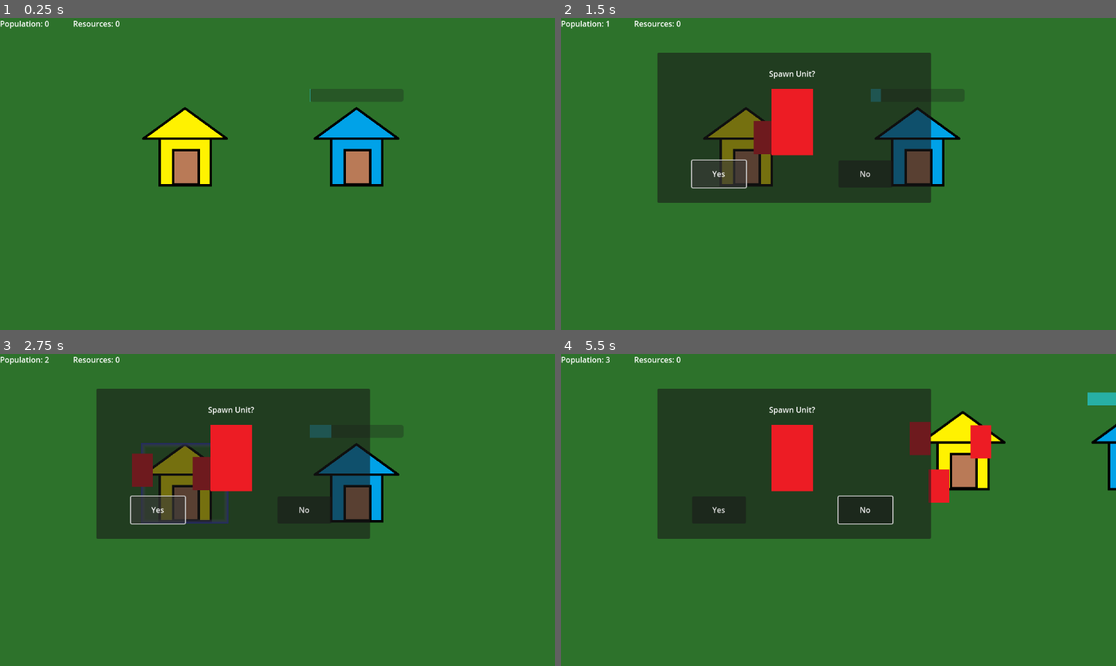
Above: before the commit, frames 1-4 (two rows, left to right).
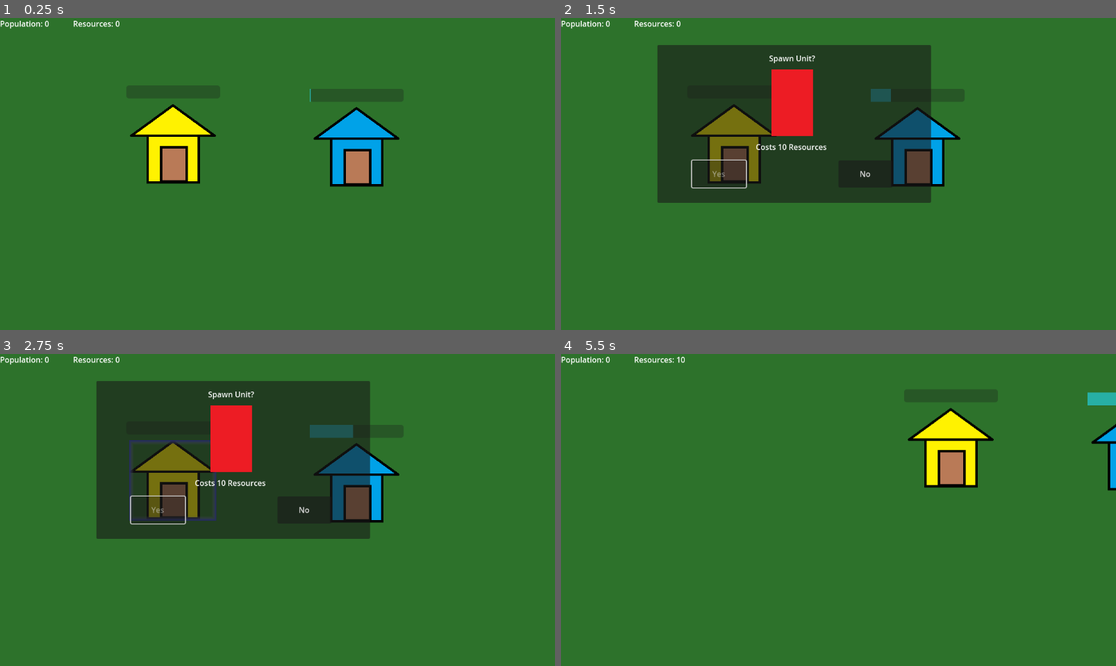
Above: after the commit, the same moments.

Repository: slowingwand28/Godot-Projects
Game: Godot game, scene res://World/world.tscn
The game is run twice, just before and just after one commit, with the same random seed, the same clock (stepped at 60 frames per second) and the same inputs. The project has no main scene, so this scene is started directly.
Inputs (mouse positions are in pixels of both pictures, inside the frame that each line leads up to):
- Up to frame 1 (0.25 s): no input
- Up to frame 2 (1.5 s): tap Enter at 0.5 s; move the mouse to (744, 161) at 0.52 s; press the mouse at (744, 161) at 0.53 s; release the mouse at (744, 161) at 1.25 s; click (716, 174) at 1.25 s, where only the run before the commit has a clickable "Yes"
- Up to frame 3 (2.75 s): click (155, 510) at 2 s, where only the run before the commit has a clickable "Yes"
- Up to frame 4 (5.5 s): click (716, 510) at 2.75 s, where only the run before the commit has a clickable "Yes"; click "No" at 3.5 s; move the mouse to (766, 472) at 4.27 s; tap S (Camera Down) at 4.35 s; click (766, 472) at 4.55 s; move the mouse to (705, 438) at 5.02 s; hold A (Camera Left) from 5.03 s (still down); click (705, 438) at 5.3 s

The runs differ from the first frame. In frame 1, 2.8% of the frame differs, in the area x 22-57%, y 21-55%; in frame 2, 4.4%; in frame 3, 5.3%; in frame 4, 26%, in the area x 8-81%, y 0-60%.
Error before the commit: Invalid access to property or key 'selected' on a base object of type 'StaticBody2D (resource_building.gd)'. (res://Game/Menus/spawn_menu.gd:21)

Commit message:
Spawning units now requires resources. working on timer for unit creation

Diff:
--- a/rts-game/Faction1/Buildings/Test Resource Building/resource_building.gd
+++ b/rts-game/Faction1/Buildings/Test Resource Building/resource_building.gd
@@ -2,8 +2,10 @@
 
 @onready var bar = $ProgressBar
 @onready var timer = $Timer
-var maxTime = 100
+var maxTime = 50
+var amount = 10
 var currTime
+var selected = false
 
 func _ready() -> void:
 	currTime = 0
@@ -20,5 +22,5 @@
 	tween.tween_property(bar, "value", currTime, 0.5).set_trans(Tween.TRANS_LINEAR)
 
 func resourceCollected():
-	Game.resorces += 10
+	Game.resorces += amount
 	_ready()
--- a/rts-game/Faction1/Buildings/Test unit spawner/unit_spawner.gd
+++ b/rts-game/Faction1/Buildings/Test unit spawner/unit_spawner.gd
@@ -3,6 +3,9 @@
 var mouseEntered = false
 @onready var select = $Box
 var selected = false
+var maxTime = 100
+
+@onready var menu = preload("res://Game/Menus/unit_spawn_menu.tscn")
 
 func _process(delta: float) -> void:
 	select.visible = selected
@@ -11,10 +14,21 @@
 	if (event.is_action_pressed("LeftClick")) and (mouseEntered == true):
 		selected = !selected
 		if selected == true:
-			Game.spawnUnit(position)
+			spawnUnit()
 
 func _on_mouse_entered() -> void:
 	mouseEntered = true
 
 func _on_mouse_exited() -> void:
 	mouseEntered = false
+
+func spawnUnit():
+	var path = get_tree().get_root().get_node("World/UI")
+	if not path.has_node("Unit Spawn Menu"):
+		var spawnMenu = menu.instantiate()
+		spawnMenu.housePos = position
+		path.add_child(spawnMenu)
+
+
+func _on_timer_timeout() -> void:
+	pass # Replace with function body.
--- a/rts-game/Faction1/Buildings/Test unit spawner/unit_spawner.tscn
+++ b/rts-game/Faction1/Buildings/Test unit spawner/unit_spawner.tscn
@@ -14,6 +14,9 @@
 border_width_bottom = 10
 border_color = Color(0.180392, 0.239216, 0.878431, 1)
 border_blend = true
+
+[sub_resource type="StyleBoxFlat" id="StyleBoxFlat_r8tgr"]
+bg_color = Color(0.93826, 0.804025, 0.102209, 1)
 
 [node name="Unit Spawner" type="StaticBody2D"]
 input_pickable = true
@@ -36,5 +39,17 @@
 mouse_filter = 1
 theme_override_styles/panel = SubResource("StyleBoxFlat_2iig5")
 
+[node name="Timer" type="Timer" parent="."]
+wait_time = 0.1
+
+[node name="ProgressBar" type="ProgressBar" parent="."]
+offset_left = -97.0
+offset_top = -153.0
+offset_right = 98.0
+offset_bottom = -126.0
+theme_override_styles/fill = SubResource("StyleBoxFlat_r8tgr")
+show_percentage = false
+
 [connection signal="mouse_entered" from="." to="." method="_on_mouse_entered"]
 [connection signal="mouse_exited" from="." to="." method="_on_mouse_exited"]
+[connection signal="timeout" from="Timer" to="." method="_on_timer_timeout"]
--- a/rts-game/Game/Game.gd
+++ b/rts-game/Game/Game.gd
@@ -2,13 +2,3 @@
 
 var friendly_pop = 0
 var resorces = 0
-
-@onready var spawner = preload("res://Game/Menus/spawn_menu.tscn")
-
-
-func spawnUnit(position):
-	var path = get_tree().get_root().get_node("World/UI")
-	if not path.has_node("Spawn Menu"):
-		var spawnMenu = spawner.instantiate()
-		spawnMenu.housePos = position
-		path.add_child(spawnMenu)
--- a/rts-game/Game/Menus/spawn_menu.gd
+++ b/rts-game/Game/Menus/unit_spawn_menu.gd
@@ -2,6 +2,13 @@
 
 @onready var unit = preload("res://Faction1/Units/Test unit/unit.tscn")
 var housePos = Vector2()
+@export var unitCost = 10
+
+func _process(delta: float) -> void:
+	if Game.resorces < unitCost:
+		$Yes.disabled = true
+	else:
+		$Yes.disabled = false
 
 func _on_yes_pressed() -> void:
 	var randomPosX = randi_range(-100, 100)
@@ -12,6 +19,7 @@
 	var newUnit = unit.instantiate()
 	newUnit.position = Vector2((housePos.x + randomPosX), (housePos.y + randomPosY)) #housePos + Vector2(randomPosX, randomPosY)
 	path.add_child(newUnit)
+	Game.resorces -= unitCost
 	worldPath.get_units()
 
 
--- a/rts-game/Game/Menus/spawn_menu.tscn
+++ b/rts-game/Game/Menus/unit_spawn_menu.tscn
@@ -1,23 +1,30 @@
 [gd_scene load_steps=3 format=3 uid="uid://6d6o4b8mi8v5"]
 
-[ext_resource type="Script" path="res://Game/Menus/spawn_menu.gd" id="1_37c02"]
-[ext_resource type="Texture2D" uid="uid://dalybkigwdeb4" path="res://Faction1/Units/Test unit/unit-placeholder.png" id="1_ecgw7"]
+[ext_resource type="Script" path="res://Game/Menus/unit_spawn_menu.gd" id="1_rafii"]
+[ext_resource type="Texture2D" uid="uid://dalybkigwdeb4" path="res://Faction1/Units/Test unit/unit-placeholder.png" id="2_ulvqr"]
 
-[node name="Spawn Menu" type="Node2D"]
-script = ExtResource("1_37c02")
+[node name="Unit Spawn Menu" type="Node2D"]
+script = ExtResource("1_rafii")
 
 [node name="Panel" type="Panel" parent="."]
 offset_left = 200.0
-offset_top = 72.0
+offset_top = 56.0
 offset_right = 768.0
 offset_bottom = 384.0
 
 [node name="Label" type="Label" parent="."]
 offset_left = 432.0
-offset_top = 104.0
+offset_top = 72.0
 offset_right = 528.0
-offset_bottom = 127.0
+offset_bottom = 95.0
 text = "Spawn Unit?"
+
+[node name="Label2" type="Label" parent="."]
+offset_left = 400.0
+offset_top = 256.0
+offset_right = 560.0
+offset_bottom = 279.0
+text = " Costs 10 Resources"
 
 [node name="Yes" type="Button" parent="."]
 offset_left = 272.0
@@ -34,9 +41,9 @@
 text = "No"
 
 [node name="Placeholder Sprite" type="Sprite2D" parent="."]
-position = Vector2(480, 216)
+position = Vector2(480, 176)
 scale = Vector2(2, 2)
-texture = ExtResource("1_ecgw7")
+texture = ExtResource("2_ulvqr")
 
 [connection signal="pressed" from="Yes" to="." method="_on_yes_pressed"]
 [connection signal="pressed" from="No" to="." method="_on_no_pressed"]
--- a/rts-game/World/world.tscn
+++ b/rts-game/World/world.tscn
@@ -33,7 +33,7 @@
 [node name="Buildings" type="Node2D" parent="."]
 
 [node name="Unit Spawner" parent="Buildings" instance=ExtResource("5_g0qk1")]
-position = Vector2(385, 299)
+position = Vector2(360, 293)
 
 [node name="Resource Building" parent="Buildings" instance=ExtResource("5_86caj")]
 position = Vector2(741, 300)
Not shown: 1 places in rts-game/Faction1/Buildings/Test unit spawner/unit_spawner.tscn that only renumber resources
